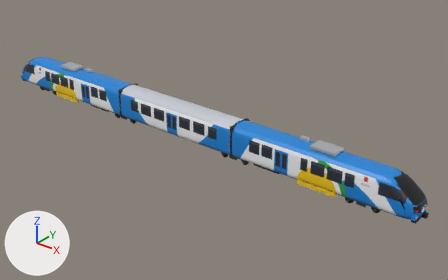
One commit to the glTF model gra/modele/SA.glb: the scene before it, then after it.
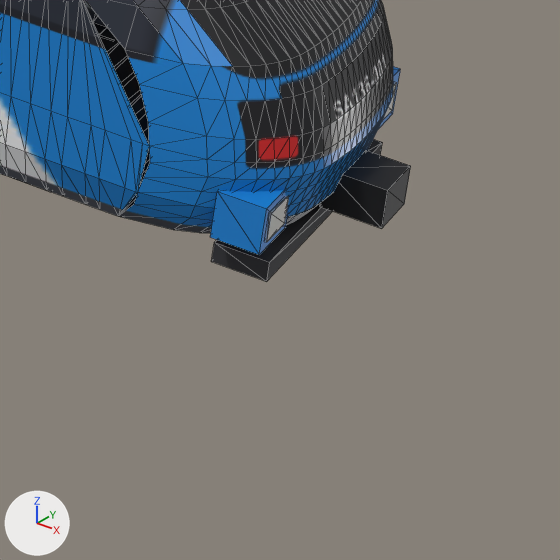
The first picture shows the older version from a camera (50 mm lens) standing at (42.4, -45.4, 29.6) and looking at (4.3, 2.2, 0.1). The close-ups show the older and then the newer version on the part from 87% to 99% of the width and 71% to 89% of the height of that picture. Only the edits that show in the close-ups are written down. The lights are fixed; the arrows at lower left show +X, +Y and +Z. The close-ups show mesh edges as thin lines. Vertices at exactly the same position are counted once.

Before the edit, the objects in view are built like this:
```python
me_cube_024 = bpy.data.meshes.new('Cube.024')
me_cube_024.from_pydata(...)  # 40 vertices, 60 faces; spans x -27.5..27.5, y -1.1..1.1, z 0.5..0.9
me_cube_024.materials.append(mat_rama)  # dark grey #303035
me_cube_027 = bpy.data.meshes.new('Cube.027')
me_cube_027.from_pydata(...)  # 16 vertices, 24 faces; spans x -28.0..28.0, y -0.2..0.2, z 0.8..1.2
me_cube_027.materials.append(mat_sprzeg)  # black #272729
# before: 12 (28.0, -0.2, 0.8) at pixel (381, 228), 13 (28.0, -0.2, 1.2) at pixel (387, 190), 14 (28.0, 0.2, 0.8) at pixel (404, 203), 15 (28.0, 0.2, 1.2) at pixel (410, 165)
me_cube_028 = bpy.data.meshes.new('Cube.028')
me_cube_028.from_pydata(...)  # a box spanning x -27.5..-27.1, y -1.3..-0.8, z 0.9..1.3; a box spanning x -27.5..-27.1, y 0.8..1.3, z 0.9..1.3; a box spanning x 27.1..27.5, y -1.3..-0.8, z 0.9..1.3; a box spanning x 27.1..27.5, y 0.8..1.3, z 0.9..1.3
me_cube_028.materials.append(mat_nieb)  # blue #1b84d7
me_cube_029 = bpy.data.meshes.new('Cube.029')
me_cube_029.from_pydata(...)  # 32 vertices, 48 faces; spans x -27.5..27.5, y -1.2..1.2, z 1.0..1.2
me_cube_029.materials.append(mat_lampa)  # white #f3f3ed
ob_sa_lampa = bpy.data.objects.new('SA_lampa', me_cube_029)
ob_sa_lampa.location = (0.0, 0.0, 0.0)
ob_sa_nieb = bpy.data.objects.new('SA_nieb', me_cube_028)
ob_sa_nieb.location = (0.0, 0.0, 0.0)
ob_sa_rama = bpy.data.objects.new('SA_rama', me_cube_024)
ob_sa_rama.location = (0.0, 0.0, 0.0)
ob_sa_sprzeg = bpy.data.objects.new('SA_sprzeg', me_cube_027)
ob_sa_sprzeg.location = (0.0, 0.0, 0.0)
# also in view: 'SA_czlon3' at (18.0, 0.0, 2.5)
```
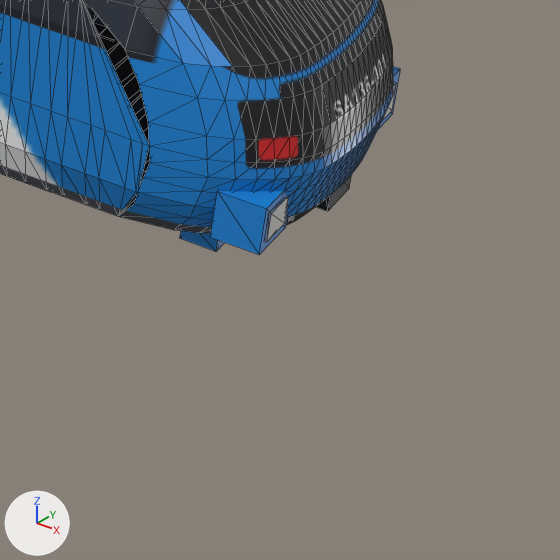
Pixel boxes [x1, y1, x2, y2] of what changed, in the close-ups (560 x 560 px):
'SA_sprzeg', reshaped
    before: [320, 150, 411, 229]
    after: [316, 175, 352, 211]
'SA_nieb', reshaped
    before: [210, 66, 400, 255]
    after: [180, 66, 400, 255]
'SA_rama', reshaped (mostly hidden afterwards)
    before: [2, 35, 383, 282]
    after: [2, 35, 142, 192]
part 1 of me_cube_028, added (blue)
    after: [180, 231, 225, 251]
part 2 of me_cube_024, deleted
    before: [211, 139, 383, 282]

The change, as a list of edits to the scene's bpy script:
```text
Change me_cube_028:
    used by ob_sa_nieb; location = (0.0, 0.0, 0.0)
    remove me_cube_028.from_pydata(...)  # 32 vertices, 48 faces; spans x -27.5..27.5, y -1.3..1.3, z 0.9..1.3
    add me_cube_028.from_pydata(...)  # 48 vertices, 72 faces; spans x -27.5..27.5, y -1.3..1.3, z 0.5..1.3
    me_cube_028 part 1: a new loose piece, a box spanning x 26.68..26.98, y -0.85..0.85, z 0.51..0.73, in mat_nieb (blue #1b84d7)
    other edits to the shape of me_cube_028 do not show in these pictures
Change me_cube_024:
    used by ob_sa_rama; location = (0.0, 0.0, 0.0)
    remove me_cube_024.from_pydata(...)  # 40 vertices, 60 faces; spans x -27.5..27.5, y -1.1..1.1, z 0.5..0.9
    add me_cube_024.from_pydata(...)  # 88 vertices, 132 faces; spans x -25.7..25.7, y -1.1..1.1, z 0.5..4.3
    me_cube_024 part 2: the loose piece of 8 vertices spanning x 27.0..27.5, y -1.1..1.1, z 0.6..0.8 is deleted
    other edits to the shape of me_cube_024 do not show in these pictures
Change me_cube_027:
    used by ob_sa_sprzeg; location = (0.0, 0.0, 0.0)
    verts and faces of me_cube_027; kept vertices keep their numbers, new ones are numbered from 16
    remove me_cube_027.from_pydata(...)  # 16 vertices, 24 faces; spans x -28.0..28.0, y -0.2..0.2, z 0.8..1.2
    add me_cube_027.from_pydata(...)  # 32 vertices, 48 faces; spans x -27.6..27.6, y -0.2..0.2, z 0.8..1.2
    me_cube_027 part 3
    add for i in [*range(12, 16)]: verts[i] += (-0.4, 0.0, 0.0)
    other edits to the shape of me_cube_027 do not show in these pictures
```
